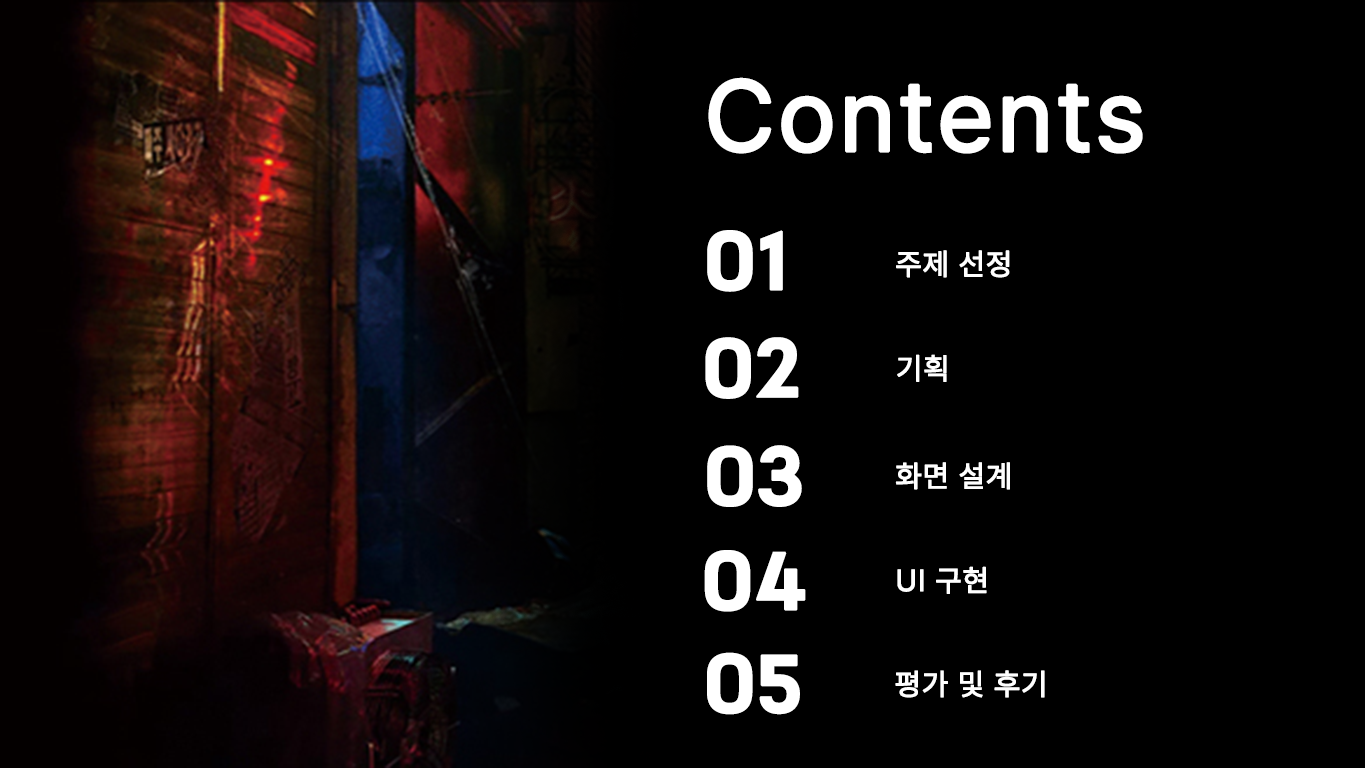
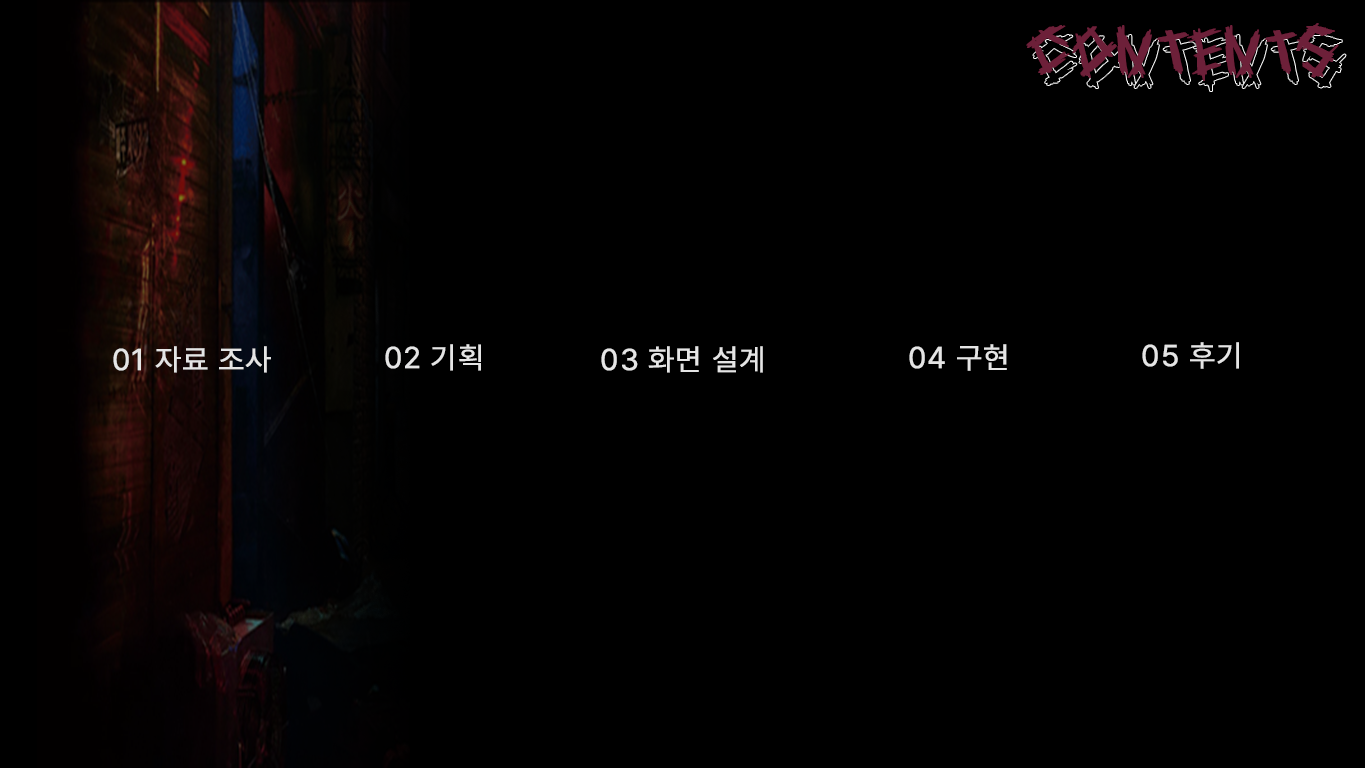
The second w=1365, h=768 image is a revision of the first. Changes to its layers:
removed layer "평가 및 후기" over [895, 670, 1045, 698]
removed layer "UI 구현" over [897, 566, 987, 594]
removed layer "화면 설계" over [895, 462, 1010, 490]
added layer "05 후기" above "04 구현" over [1142, 342, 1239, 369]
renamed "기획" to "04 구현", painted on it over [897, 344, 1007, 382]
removed layer "주제 선정" over [896, 250, 1010, 278]
renamed "02" to "03 화면 설계", painted on it over [601, 337, 799, 399]
removed layer "05" over [707, 652, 800, 715]
removed layer "04" over [704, 550, 806, 612]
removed layer "03" over [707, 445, 802, 507]
removed layer "01" over [707, 230, 783, 292]
removed layer "Contents" over [708, 77, 1143, 154]
added layer "02 기획" above "01 자료 조사" over [385, 344, 481, 371]
added layer "01 자료 조사" above "contents" over [113, 346, 271, 373]
added layer "contents" above "contents 사본" over [1026, 23, 1339, 81]
added layer "contents 사본" above "st5-2" over [1033, 33, 1346, 91]
"st5-2": opacity 100% → 50%, painted on it over [0, 0, 1261, 768]
